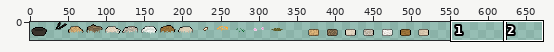
One commit to this sprite sheet: ASSETS/TEXTURES/FOOD/FOOD.png. Above, an overview of the earlier version with the close-up marked.
Close-up. Old version:
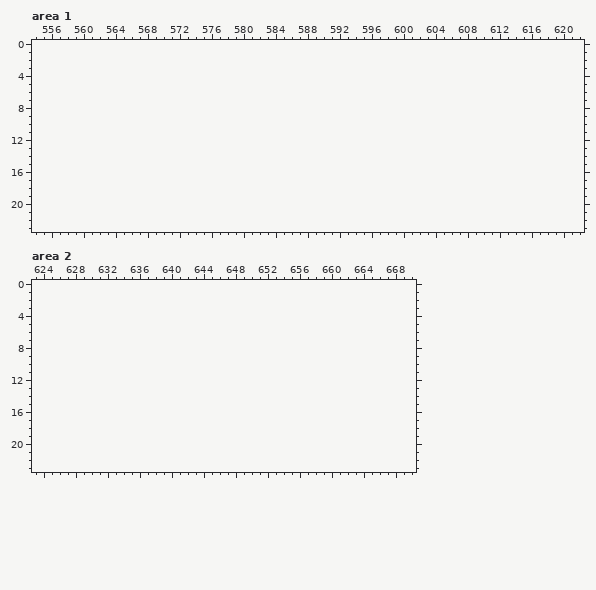
The file is 528x24 pixels. Colours within 5 levels of each other are drawn and written as one. Shown: area 1: x 554..622, y 0..23; area 2: x 623..670, y 0..23. The old version is drawn lined up with the new one, on the new canvas. The wide view leaves out empty margins.
The same view after the edit:
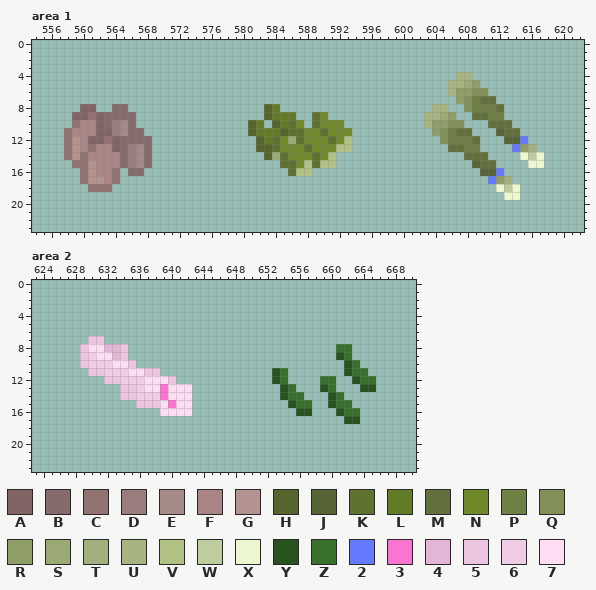
Palette (. is transparent): A #826464  B #856b6b  C #937272  D #9b7c7c  E #a58a88  F #ab8585  G #b39290  H #55652b  J #576435  K #5f722f  L #637a27  M #62713c  N #708a2b  P #6f8044  Q #809057  R #8f9e67  S #9baa74  T #a1b07c  U #a7b481  V #b0c183  W #bfcc9d  X #ecf7cf  Y #28531f  Z #37712b  2 #6579ff  3 #fa75cf  4 #e2b6d4  5 #edc4e0  6 #efcbe5  7 #ffddf4
Edits made:
canvas 528x24 -> 672x24
Area 1:
y 4: x 607..608 .. -> UU
y 5: x 606..609 .... -> UUSR
y 6: x 606..610 ..... -> URRQQ
y 7: x 607..611 ..... -> RQPMM
y 8: x 560..561 .. -> AA; x 564..565 .. -> BB; x 583..584 .. -> HL; x 604..605 .. -> UU; x 608..612 ..... -> QPPPM
y 9: x 559..566 ........ -> AACABBBB; x 583..586 .... -> HLLL; x 589..590 .. -> KN; x 603..606 .... -> UUSR; x 609..612 .... -> MMPP
y 10: x 559..566 ........ -> CFFABDEB; x 581..582 .. -> HL; x 584..587 .... -> HLKN; x 589..592 .... -> KNNN; x 603..607 ..... -> URRQQ; x 611..613 ... -> MMM
y 11: x 558..567 .......... -> CFFFAADEBB; x 581..593 ............. -> HLLLHKKNNKNNN; x 604..608 ..... -> RQPMM; x 612..614 ... -> JMM
y 12: x 558..568 ........... -> CGFAACABBBB; x 582..593 ............ -> HLKNSKNNNKNV; x 605..609 ..... -> QPPPM; x 613..615 ... -> JJ2
y 13: x 558..568 ........... -> CGFCFFABDEB; x 582..593 ............ -> HHKNNNKNNNVV; x 606..609 .... -> MMPP; x 614..616 ... -> 2RT
y 14: x 558..568 ........... -> CGCFFFFBDEB; x 583..591 ......... -> HSKNNNKNV; x 608..610 ... -> MMM; x 615..617 ... -> XWX
y 15: x 559..568 .......... -> CCGFFFBDEB; x 585..591 ....... -> KKNVKVV; x 609..611 ... -> JMM; x 616..617 .. -> XX
y 16: x 560..564 ..... -> CGFFC; x 566..567 .. -> BB; x 586..588 ... -> KVV; x 610..612 ... -> JJ2
y 17: x 560..564 ..... -> CGGFC; x 611..613 ... -> 2RT
y 18: x 561..563 ... -> CCC; x 612..614 ... -> XWX
y 19: x 613..614 .. -> XX
Area 2:
y 7: x 630..631 .. -> 55
y 8: x 629..634 ...... -> 577445; x 661..662 .. -> ZZ
y 9: x 629..634 ...... -> 567745; x 661..662 .. -> YZ
y 10: x 629..635 ....... -> 5666775; x 662..663 .. -> YZ
y 11: x 630..638 ......... -> 556667755; x 653..654 .. -> YZ; x 662..664 ... -> YZZ
y 12: x 632..640 ......... -> 556667775; x 653..654 .. -> YZ; x 659..660 .. -> ZZ; x 663..665 ... -> YZZ
y 13: x 634..642 ......... -> 556773777; x 654..655 .. -> YZ; x 659..660 .. -> YZ; x 664..665 .. -> YY
y 14: x 634..642 ......... -> 556663777; x 654..656 ... -> YZZ; x 660..661 .. -> YZ
y 15: x 636..642 ....... -> 5557377; x 655..657 ... -> YZZ; x 660..662 ... -> YZZ
y 16: x 639..642 .... -> 7777; x 656..657 .. -> YY; x 661..663 ... -> YZZ
y 17: x 662..663 .. -> YY
